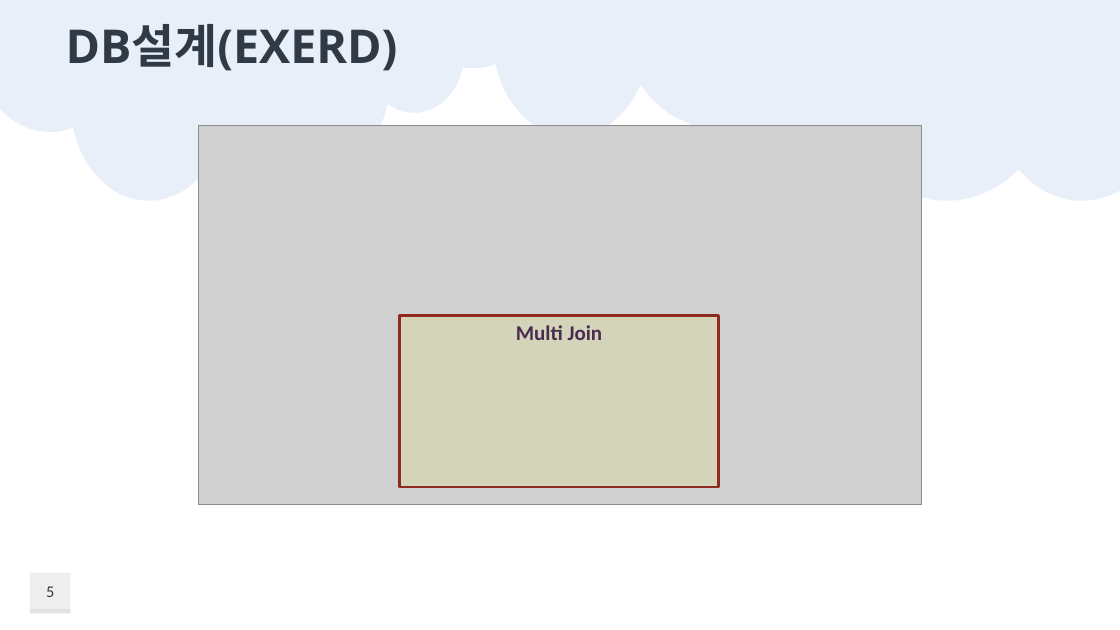
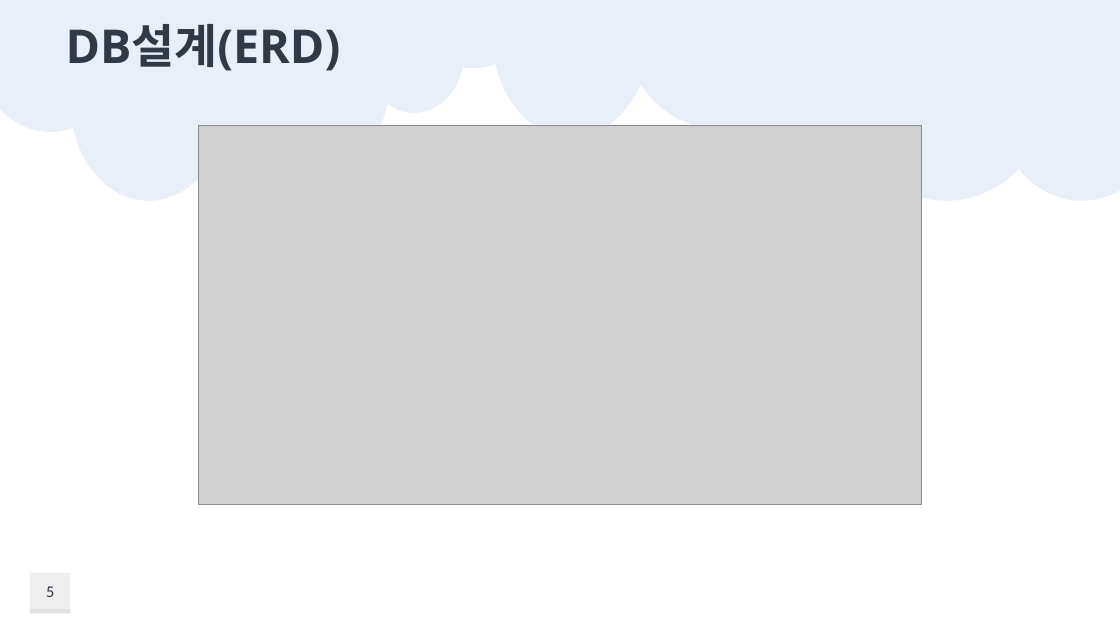
Before and after one commit to taehoon95/shoppingMall, a slide deck: slide 5 of document/쇼핑몰(이태훈).pptx. Drawn at 1120x630 pixels with LibreOffice and Linux fonts; fonts in the diff are those of the drawing; grey boxes stand for pictures; background and template pictures are left out. Boxes give left, top, right and bottom in pixels: in the first picture for what was removed or moved away, otherwise in the second. Text is boxed around its words. In the diff, an @@ line names an element or a change of style, - is before the commit and + after.

```diff
--- a/document/쇼핑몰(이태훈).pptx
+++ b/document/쇼핑몰(이태훈).pptx
@@ title at box(66, 24, 341, 71): text changed @@
-DB설계(EXERD)
+DB설계(ERD)
@@ rectangle removed at box(400, 316, 719, 487) @@
-Multi Join
```
Also in this commit, not shown: 2 other slides changed, 4 slides added, 2 slides removed, 28 other files.
